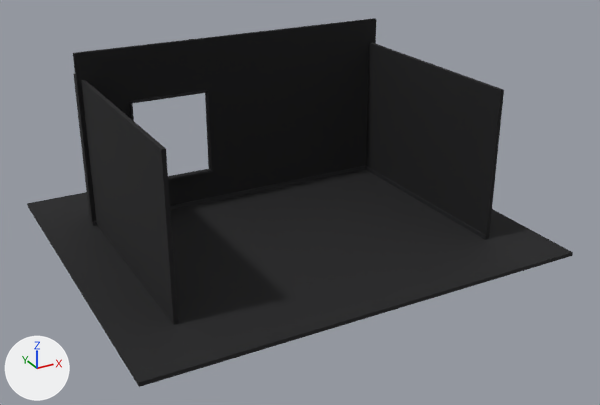
An edit to the glTF model public/models/workstation/room.glb, drawn before and after from the same camera.
Before and after are seen from a camera (50 mm lens) standing at (-11.52, -22.12, 10.57) and looking at (0.15, -0.9, -0.04). Lighting does not change. The marker at lower left points along +X, +Y and +Z. The older version comes first. Vertices at exactly the same position are counted once.

Objects in the first picture: 'room'.
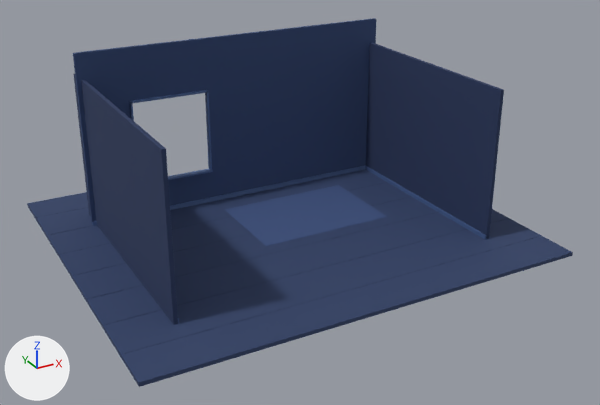
Commit message: Author the room's navy in Blender instead of overriding it at runtime

What differs and where, as boxes (x1, y1, x2, y2) in the pictures (600 x 405 px):
'room', recoloured, reshaped (black to blue): (27, 18, 573, 387) in both
part 1 of me_cube, added: after (36, 207, 88, 218)
part 2 of me_cube, added: after (47, 225, 93, 235)
part 3 of me_cube, added: after (60, 182, 386, 254)
part 4 of me_cube, added: after (72, 196, 412, 276)
part 5 of me_cube, added: after (86, 212, 438, 299)
part 6 of me_cube, added: after (103, 218, 509, 325)
part 7 of me_cube, added: after (121, 235, 542, 355)
part 8 of me_cube, added (blue): after (225, 185, 387, 246)

The change in detail:
Material 'room.floor' (mat_room_floor) changes colour from black #19191b to dark blue #2f4066; in linear values from (0.00972, 0.00972, 0.011) to (0.0284, 0.0513, 0.133).
Material 'room.wall' (mat_room_wall) changes colour from black #111113 to dark blue #31456f; in linear values from (0.00561, 0.00561, 0.00651) to (0.0307, 0.0595, 0.159).
Material 'room.side' (mat_room_side) changes colour from black #151517 to dark blue #27375c; in linear values from (0.0075, 0.0075, 0.00857) to (0.0203, 0.0382, 0.107).
Material 'room.trim' (mat_room_trim) changes colour from black #1b1b1e to blue #47608f; in linear values from (0.011, 0.011, 0.013) to (0.063, 0.117, 0.275).
Material 'room.rug' (mat_room_rug) is new.
Its base color is (0.0467, 0.0844, 0.216) (blue #3d5280).
Its roughness is 0.98.
Material 'room.board' (mat_room_board) is new.
Its base color is (0.0222, 0.0423, 0.117) (dark blue #293a60).
Its roughness is 0.86.
me_cube is used by ob_room; location (0.0, 0.0, -1.28).
me_cube had 112 vertices, 168 faces and spanned x -7.0..7.0, y -6.0..6.0, z -0.06..5.83.
me_cube now has 176 vertices, 264 faces and spans x -7.0..7.0, y -6.0..6.0, z -0.06..5.83.
me_cube part 1: a new loose piece, a box spanning x -7.0..7.0, y 4.625..4.675, z 0.055..0.067, in mat_room_board (dark blue #293a60).
me_cube part 2: a new loose piece, a box spanning x -7.0..7.0, y 3.075..3.125, z 0.055..0.067, in mat_room_board (dark blue #293a60).
me_cube part 3: a new loose piece, a box spanning x -7.0..7.0, y 1.525..1.575, z 0.055..0.067, in mat_room_board (dark blue #293a60).
me_cube part 4: a new loose piece, a box spanning x -7.0..7.0, y -0.025..0.025, z 0.055..0.067, in mat_room_board (dark blue #293a60).
me_cube part 5: a new loose piece, a box spanning x -7.0..7.0, y -1.575..-1.525, z 0.055..0.067, in mat_room_board (dark blue #293a60).
me_cube part 6: a new loose piece, a box spanning x -7.0..7.0, y -3.125..-3.075, z 0.055..0.067, in mat_room_board (dark blue #293a60).
me_cube part 7: a new loose piece, a box spanning x -7.0..7.0, y -4.675..-4.625, z 0.055..0.067, in mat_room_board (dark blue #293a60).
me_cube part 8: a new loose piece, a box spanning x -1.15..3.45, y -1.05..2.15, z 0.059..0.073, in mat_room_rug (blue #3d5280).
me_cube gains material mat_room_board (dark blue #293a60).
me_cube gains material mat_room_rug (blue #3d5280).
